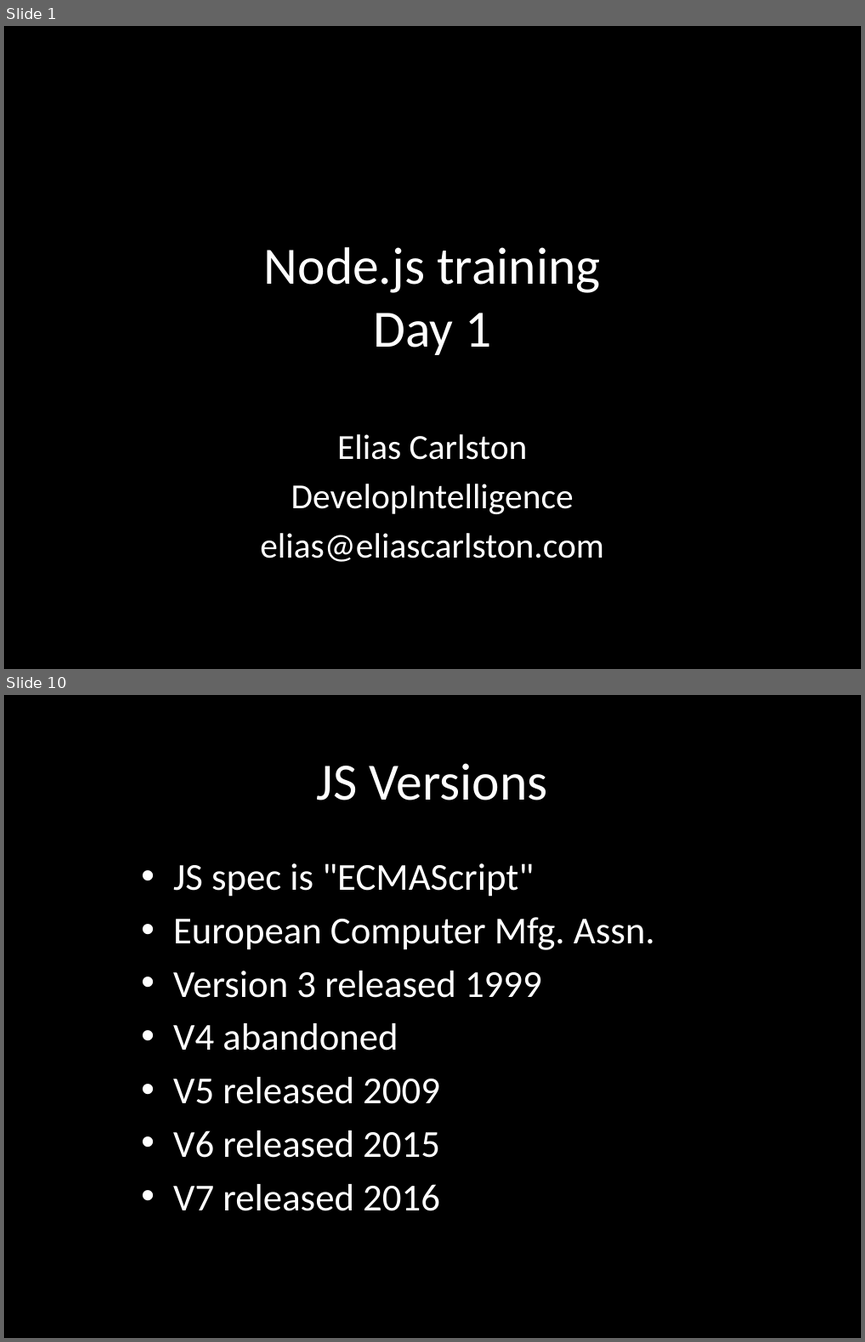
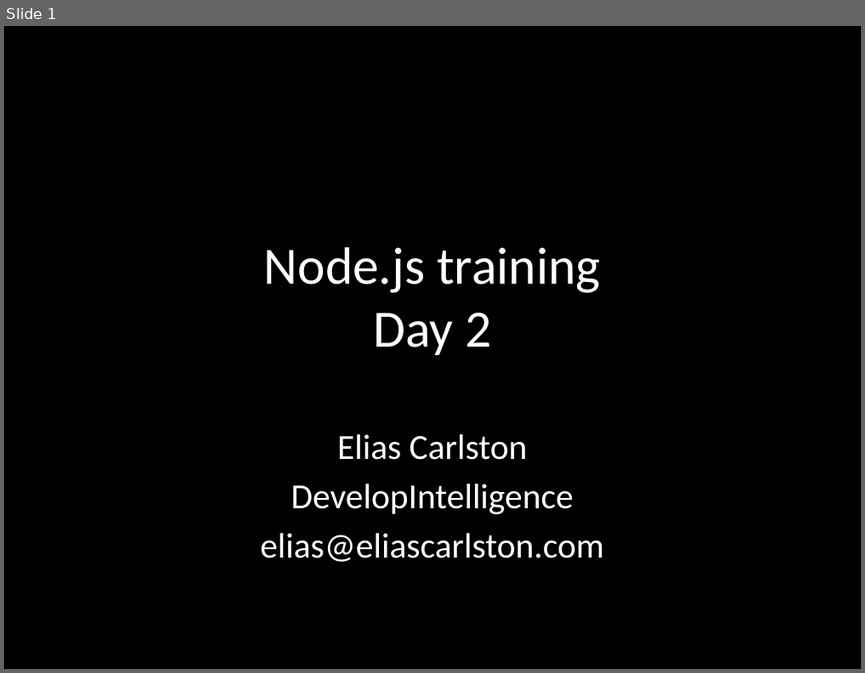
Before and after one commit to eliasjames/training-node, a slide deck: slides/Node Slides Day 2.pptx. Shown one above the other, each under a label of ours: slides 1 and 10 before the commit, slide 1 after it; the slides between them are not shown. The pictures are 865x1342 and 865x673 pixels, drawn with LibreOffice and Linux fonts; fonts in the diff are those of the drawing. Boxes give left, top, right and bottom in pixels: in the first picture for what was removed or moved away, otherwise in the second. Text is boxed around its words. In the diff, an @@ line names an element or a change of style, - is before the commit and + after.

```diff
--- a/slides/Node Slides Day 2.pptx
+++ b/slides/Node Slides Day 2.pptx
@@ slide 10 removed at box(4, 695, 861, 1338), background #000000 @@
@@ title removed at box(317, 763, 548, 800) @@
-JS Versions
@@ subtitle removed at box(173, 863, 655, 1211) @@
-• JS spec is "ECMAScript"
-• European Computer Mfg. Assn.
-• Version 3 released 1999
-• V4 abandoned
-• V5 released 2009
-• V6 released 2015
-• V7 released 2016
@@ slide 1 changed as well @@
@@ title at box(264, 247, 600, 355): text changed @@
-Node.js training
-Day 1
+Node.js training
+Day 2
```
Also in this commit, not shown: 1 other slide changed, 6 slides added, 39 other slides removed.
